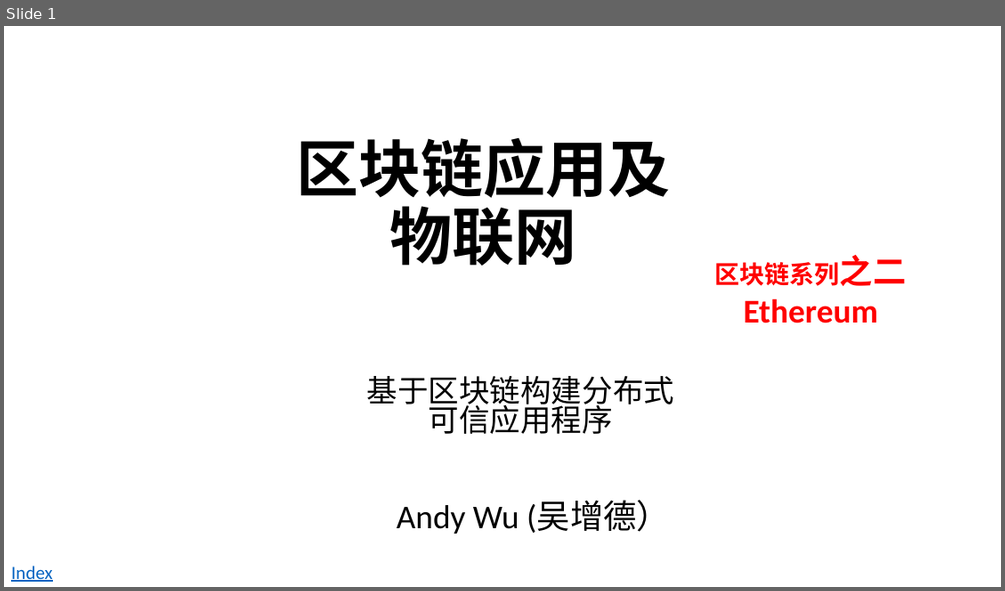
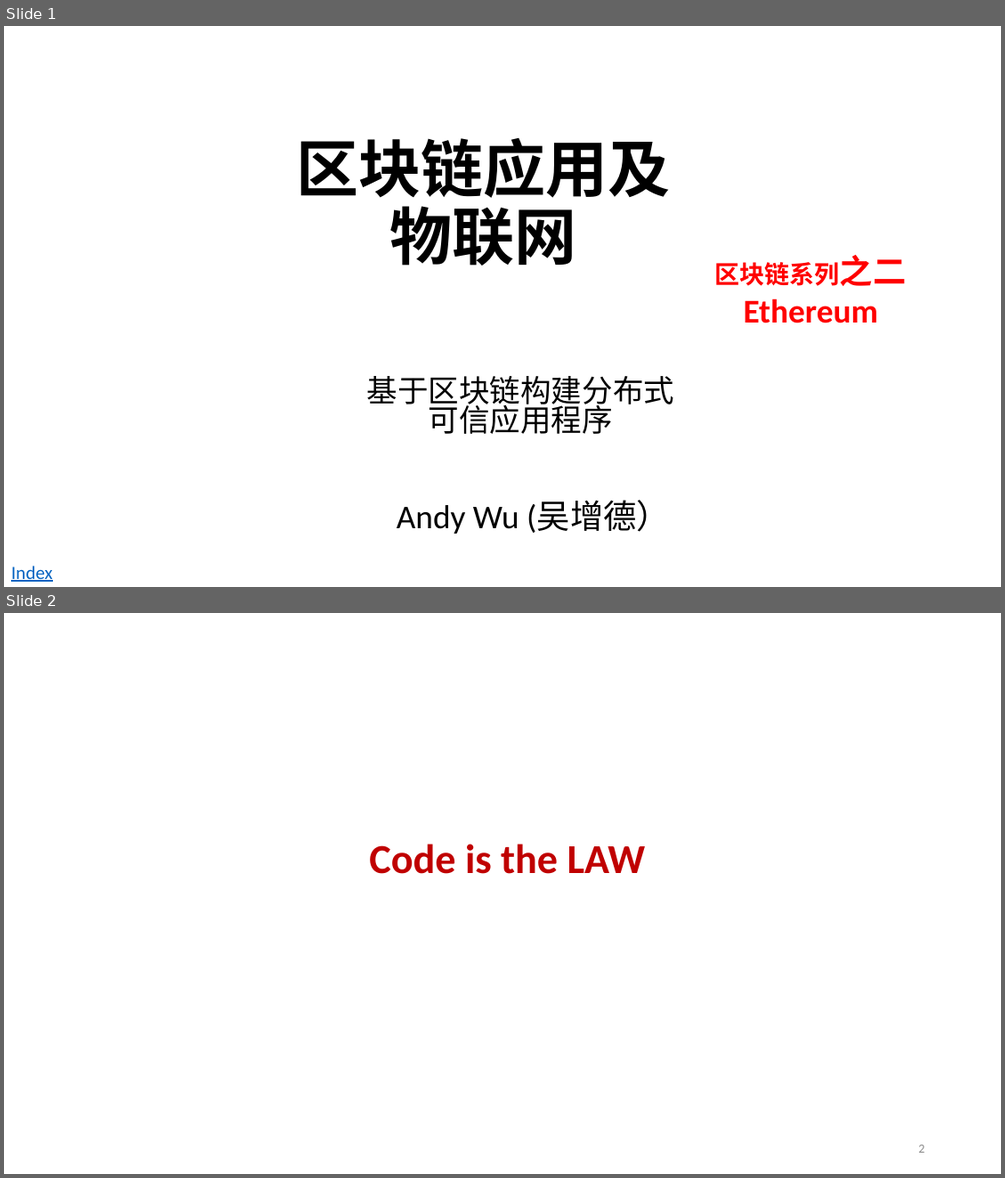
Before and after one commit to andyplusplus/blockchain, a slide deck: how_bitcoin_works_2/bc_1_blockChain.pptx. Shown one above the other, each under a label of ours: slide 1 before the commit, slides 1 and 2 after it. The pictures are 1005x591 and 1005x1178 pixels, drawn with LibreOffice and Linux fonts; fonts in the diff are those of the drawing; background and template pictures are left out. Boxes give left, top, right and bottom in pixels: in the first picture for what was removed or moved away, otherwise in the second. Text is boxed around its words. In the diff, an @@ line names an element or a change of style, - is before the commit and + after.

```diff
--- a/how_bitcoin_works_2/bc_1_blockChain.pptx
+++ b/how_bitcoin_works_2/bc_1_blockChain.pptx
@@ slide 2 added at [4,613,1001,1174], background #FFFFFF @@
@@ title added at [369,844,646,874], 39.6 pt, text #C00000, bold @@
+Code is the LAW
@@ page number added at [918,1144,924,1152], 12 pt, text #8C8C8C @@
+2
```
Also in this commit, not shown: 6 slides changed, 14 other slides added, 2 slides removed, 2 other files.
